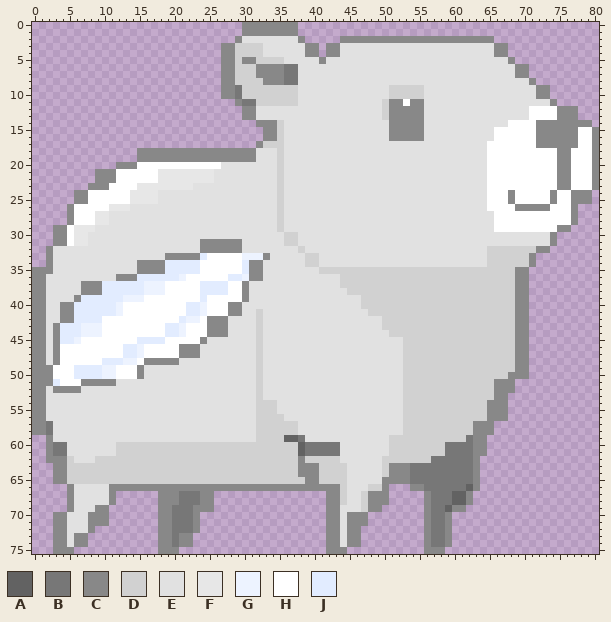
File history of a sprite sheet, public/images/sprites/ghost.png. This is how it looked before the edit.
The file is 81x76 pixels. Colours within 5 levels of each other are drawn and written as one.
Palette (. is transparent): A #626262  B #777777  C #888888  D #d1d1d1  E #e1e1e1  F #e7e7e7  G #edf3ff  H #ffffff  J #e2ecff
After:
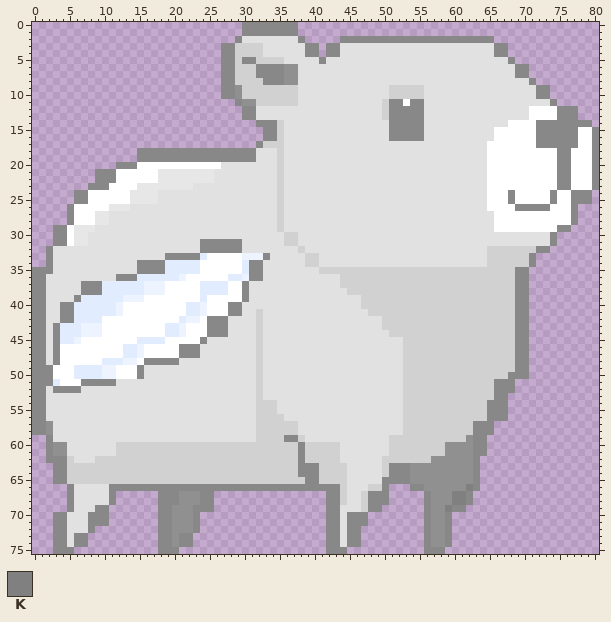
Colours new in this view: K #808080
The edit:
colour B: #777777 -> #909090
y 59: x 36..38 AAB -> CCD
y 60..61: x 38..43 ABBBBB -> CDDDDD
y 66: x 62 A -> K
y 67..68: x 60..61 AA -> KK
y 69: x 59 A -> K
Where, in picture pixels (left, top, right, bottom), the same in both pictures:
changed: (284, 64, 298, 85)
changed: (235, 85, 256, 106)
changed: (46, 421, 67, 456)
changed: (284, 435, 340, 456)
changed: (410, 435, 473, 547)
changed: (172, 491, 200, 547)
